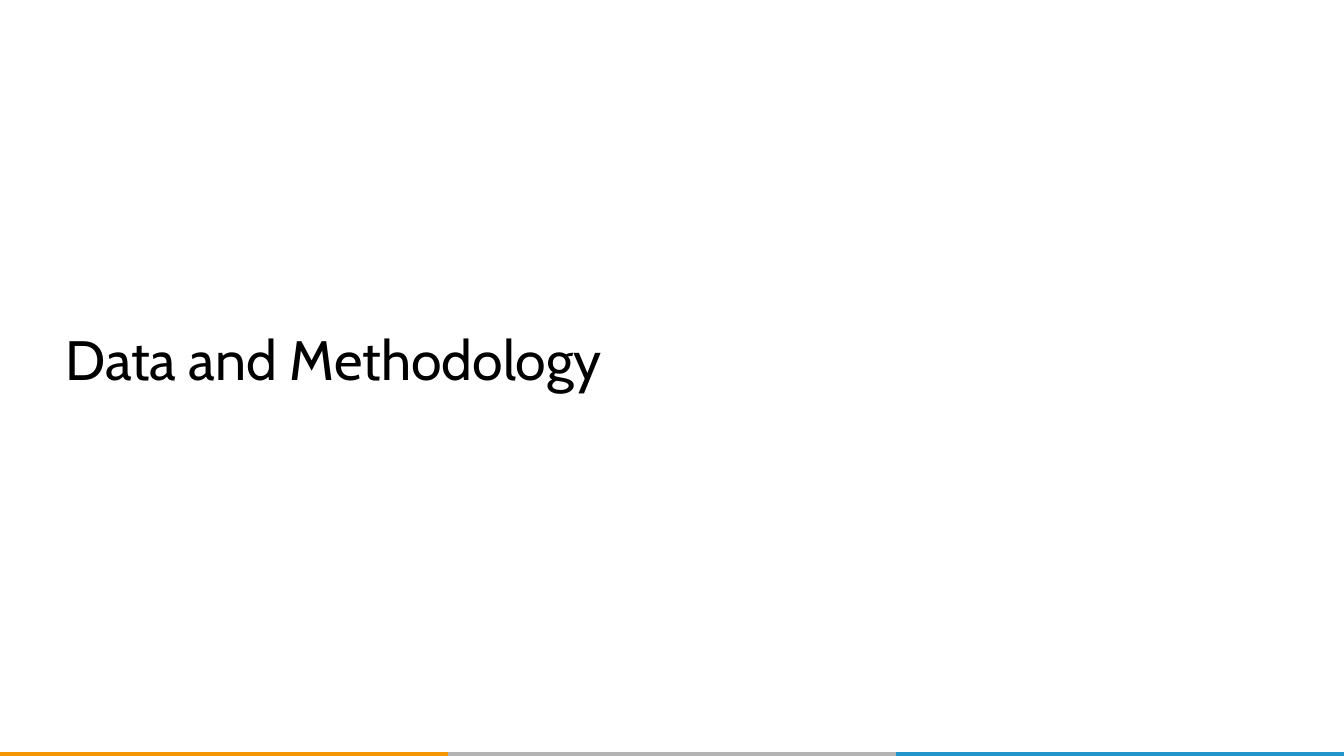
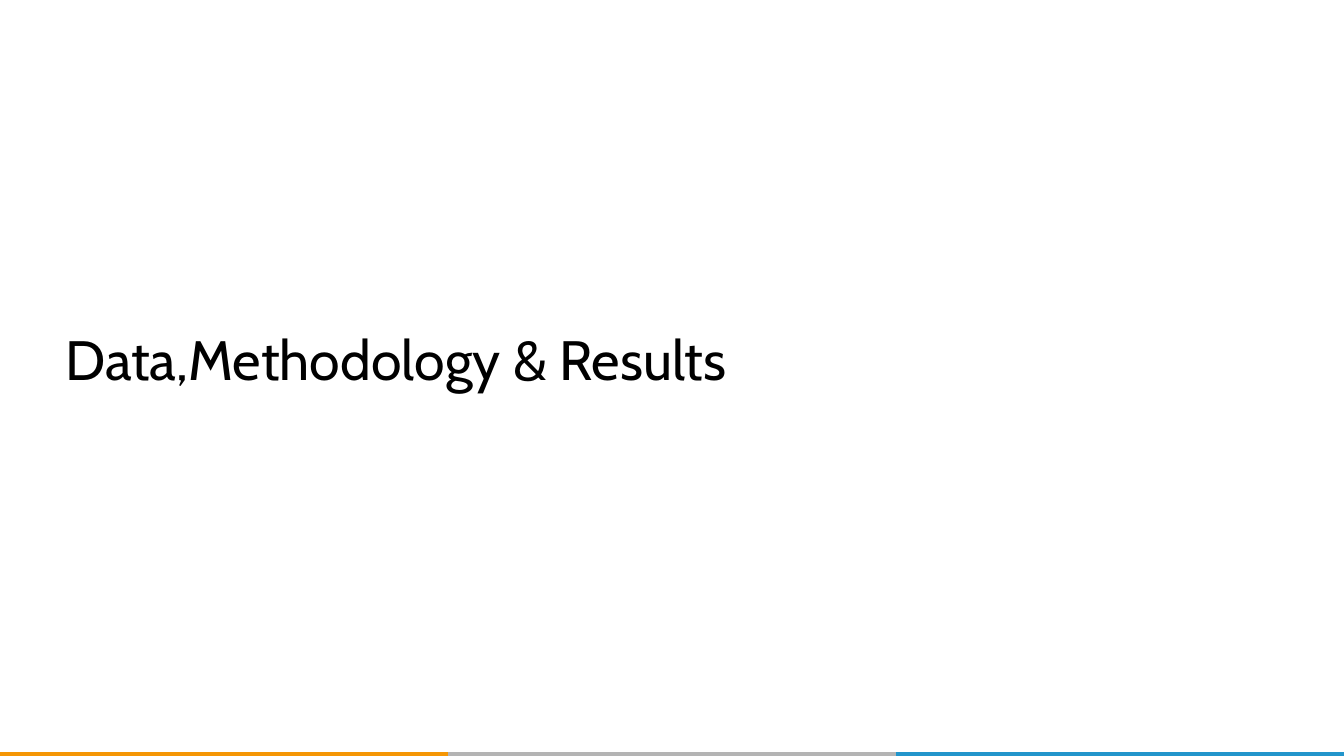
Before and after one commit to QUER01/FinanceModule, a slide deck: slide 19 of docs/dlw_conference_presentation.pptx (slide 20 before the commit). Drawn at 1344x756 pixels with LibreOffice and Linux fonts; fonts in the diff are those of the drawing; background and template pictures are left out. Boxes give left, top, right and bottom in pixels: in the first picture for what was removed or moved away, otherwise in the second. Text is boxed around its words. In the diff, an @@ line names an element or a change of style, - is before the commit and + after.

```diff
--- a/docs/dlw_conference_presentation.pptx
+++ b/docs/dlw_conference_presentation.pptx
@@ title at <box>65,338,726,392</box>: text changed @@
-Data and Methodology
+Data,Methodology & Results
```
Also in this commit, not shown: 27 other slides changed, 4 slides added, 1 other file.
